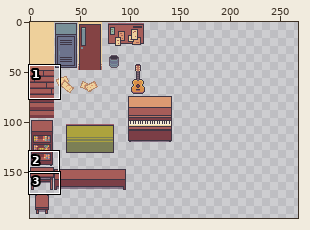
A pixel-art file gets an edit: ART/Jacson/Tilemap/school.aseprite. Above, an overview of the earlier version with the close-up marked.
Close-up. Old version:
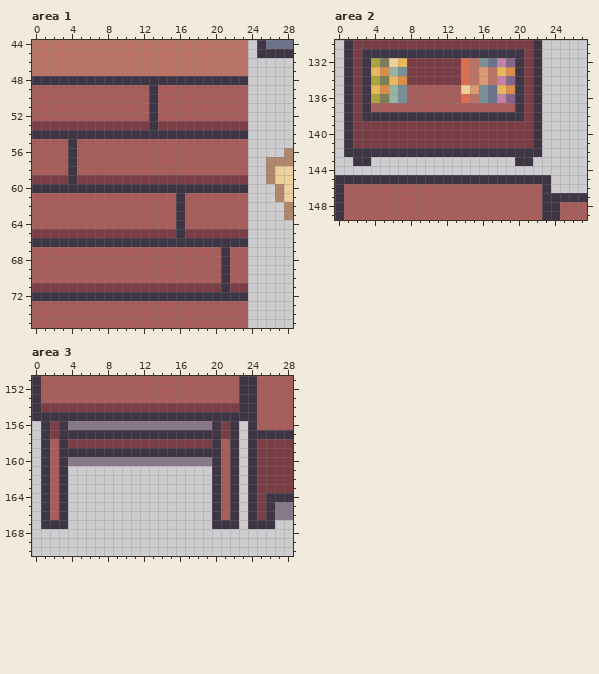
384x384 pixels, 1 frame. Shown: area 1: x 0..28, y 44..75; area 2: x 0..27, y 130..149; area 3: x 0..28, y 151..170. The wide view leaves out empty margins. The commit also changed other parts of the picture, which this record leaves out.
After the commit:
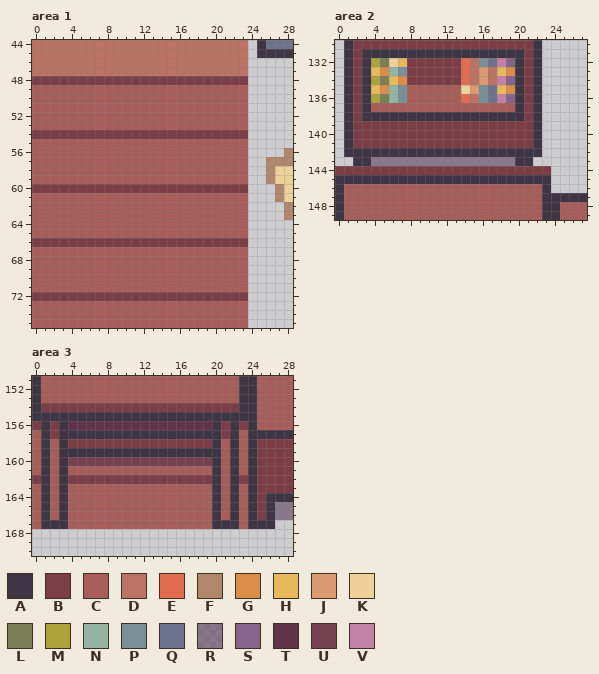
Palette (. is transparent): A #3f3645  B #7b3e46  C #a75d59  D #ba7364  E #e16d50  F #b0866c  G #d98d49  H #e8b85c  J #dc9a72  K #eed09b  L #7c7f55  M #ada33d  N #94b5a3  P #799098  Q #6d738d  R #49294984  S #84648a  T #613348  U #764251  V #c381a7
The edit:
Area 1, layer "Bottom Layer":
y 48: x 0..23 AAAAAAAAAAAAAAAAAAAAAAAA -> BBBBBBBBBBBBBBBBBBBBBBBB
y 49..52: x 13 A -> C
y 53: x 0..23 BBBBBBBBBBBBBABBBBBBBBBB -> CCCCCCCCCCCCCCCCCCCCCCCC
y 54: x 0..23 AAAAAAAAAAAAAAAAAAAAAAAA -> BBBBBBBBBBBBBBBBBBBBBBBB
y 55..58: x 4 A -> C
y 59: x 0..23 BBBBABBBBBBBBBBBBBBBBBBB -> CCCCCCCCCCCCCCCCCCCCCCCC
y 60: x 0..23 AAAAAAAAAAAAAAAAAAAAAAAA -> BBBBBBBBBBBBBBBBBBBBBBBB
y 61..64: x 16 A -> C
y 65: x 0..23 BBBBBBBBBBBBBBBBABBBBBBB -> CCCCCCCCCCCCCCCCCCCCCCCC
y 66: x 0..23 AAAAAAAAAAAAAAAAAAAAAAAA -> BBBBBBBBBBBBBBBBBBBBBBBB
y 67..70: x 21 A -> C
y 71: x 0..23 BBBBBBBBBBBBBBBBBBBBBABB -> CCCCCCCCCCCCCCCCCCCCCCCC
y 72: x 0..23 AAAAAAAAAAAAAAAAAAAAAAAA -> BBBBBBBBBBBBBBBBBBBBBBBB
Area 2, layer "Bottom Layer":
y 143: x 4..19 ................ -> RRRRRRRRRRRRRRRR
y 144: x 0..23 ........................ -> BBBBBBBBBBBBBBBBBBBBBBBB
Area 3, layers "Top Layer", "Bottom Layer":
y 156: x 0 . -> B; x 4..19 RRRRRRRRRRRRRRRR -> TTTTTTTTTTTTTTTT; x 23 . -> B
y 157..159: x 0 . -> C; x 23 . -> C
y 160: x 0 . -> C; x 4..19 RRRRRRRRRRRRRRRR -> UUUUUUUUUUUUUUUU; x 23 . -> C
y 161: x 0 . -> C; x 4..19 ................ -> CCCCCCCCCCCCCCCC; x 23 . -> C
y 162: x 0 . -> B; x 4..19 ................ -> BBBBBBBBBBBBBBBB; x 23 . -> B
y 163..167: x 0 . -> C; x 4..19 ................ -> CCCCCCCCCCCCCCCC; x 23 . -> C
Changed places in both close-ups, as pixel boxes (x1, y1, x2, y2):
changed: (32, 76, 248, 301)
added: (335, 157, 551, 175)
changed: (32, 421, 248, 529)
